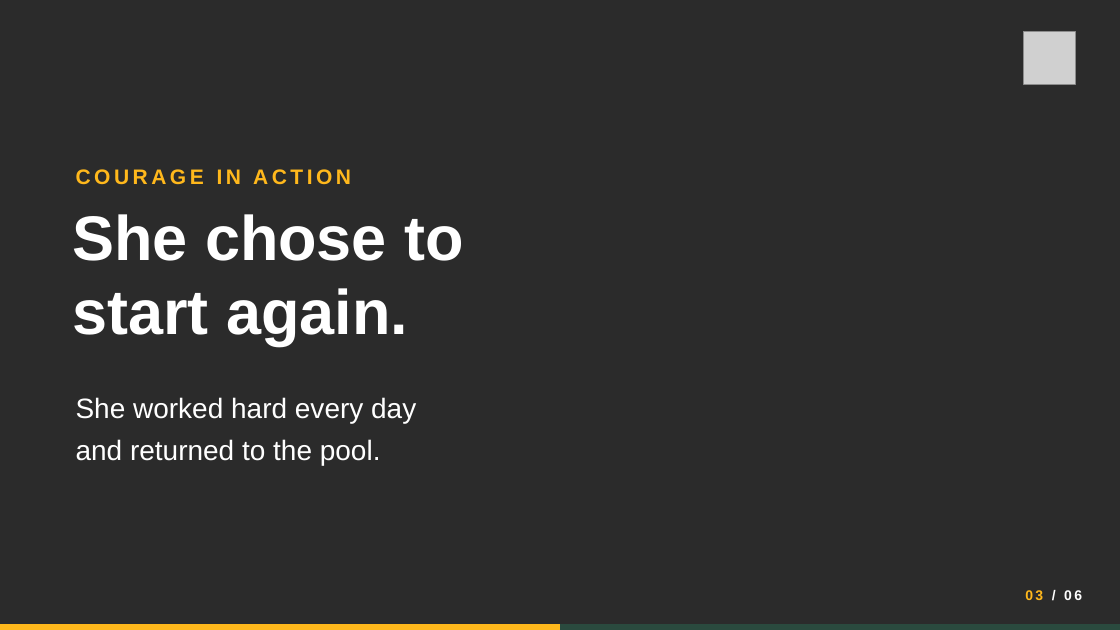
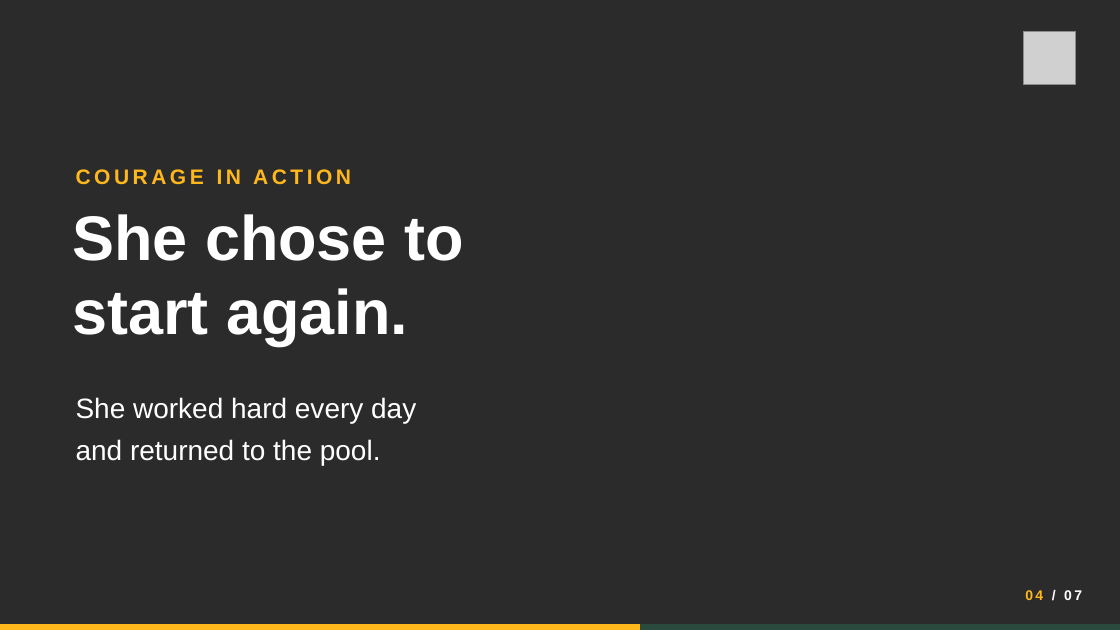
Before and after one commit to Mumoxa/Luchelle, a slide deck: slide 4 of downloads/Luchelle_Crafford_My_South_African_Hero.pptx (slide 3 before the commit). Drawn at 1120x630 pixels with LibreOffice and Linux fonts; fonts in the diff are those of the drawing; grey boxes stand for pictures; background and template pictures are left out; a plain dark background stands for a picture behind light text. Boxes give left, top, right and bottom in pixels: in the first picture for what was removed or moved away, otherwise in the second. Text is boxed around its words. In the diff, an @@ line names an element or a change of style, - is before the commit and + after.

```diff
--- a/downloads/Luchelle_Crafford_My_South_African_Hero.pptx
+++ b/downloads/Luchelle_Crafford_My_South_African_Hero.pptx
@@ text at bbox=[1025, 590, 1082, 600]: text changed @@
-03 / 06
+04 / 07
@@ rectangle: place and size @@
-rectangle at bbox=[0, 624, 560, 630]
+rectangle at bbox=[0, 624, 640, 630]
```
Also in this commit, not shown: 5 other slides changed, 1 slide added, 5 other files.
